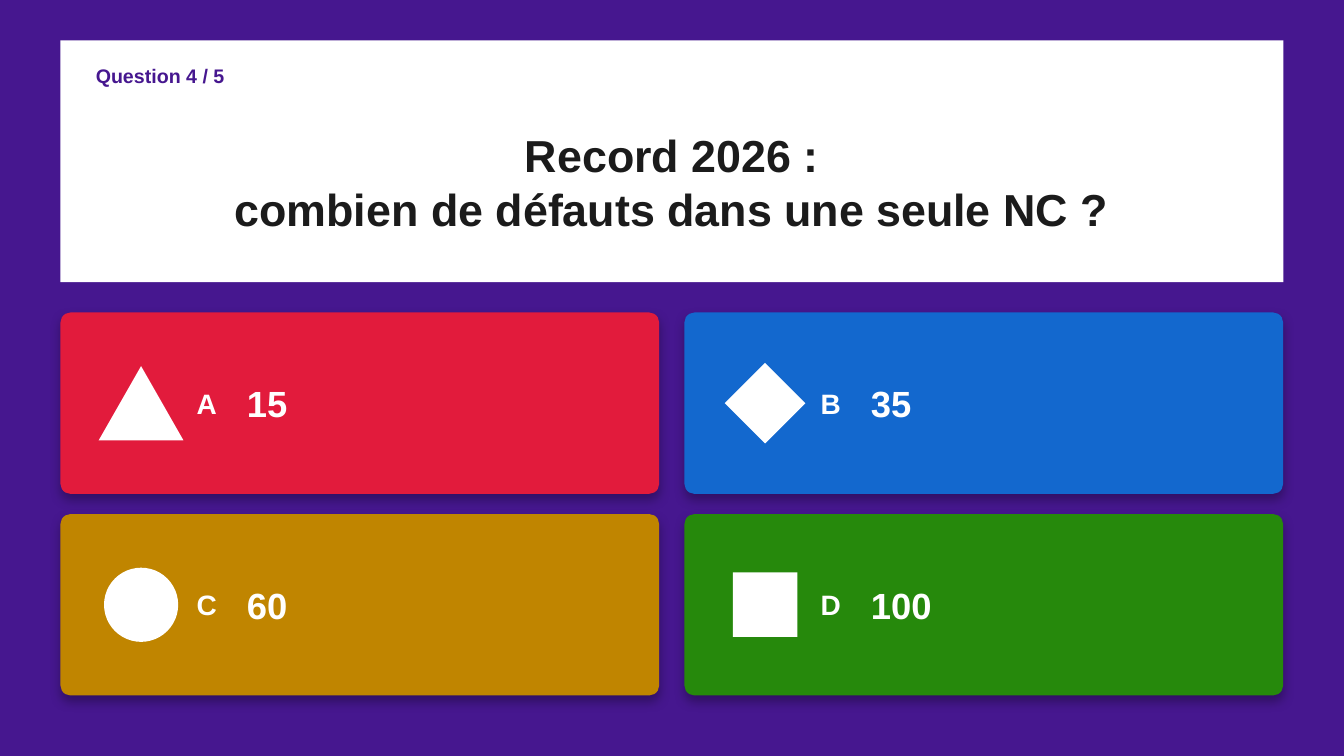
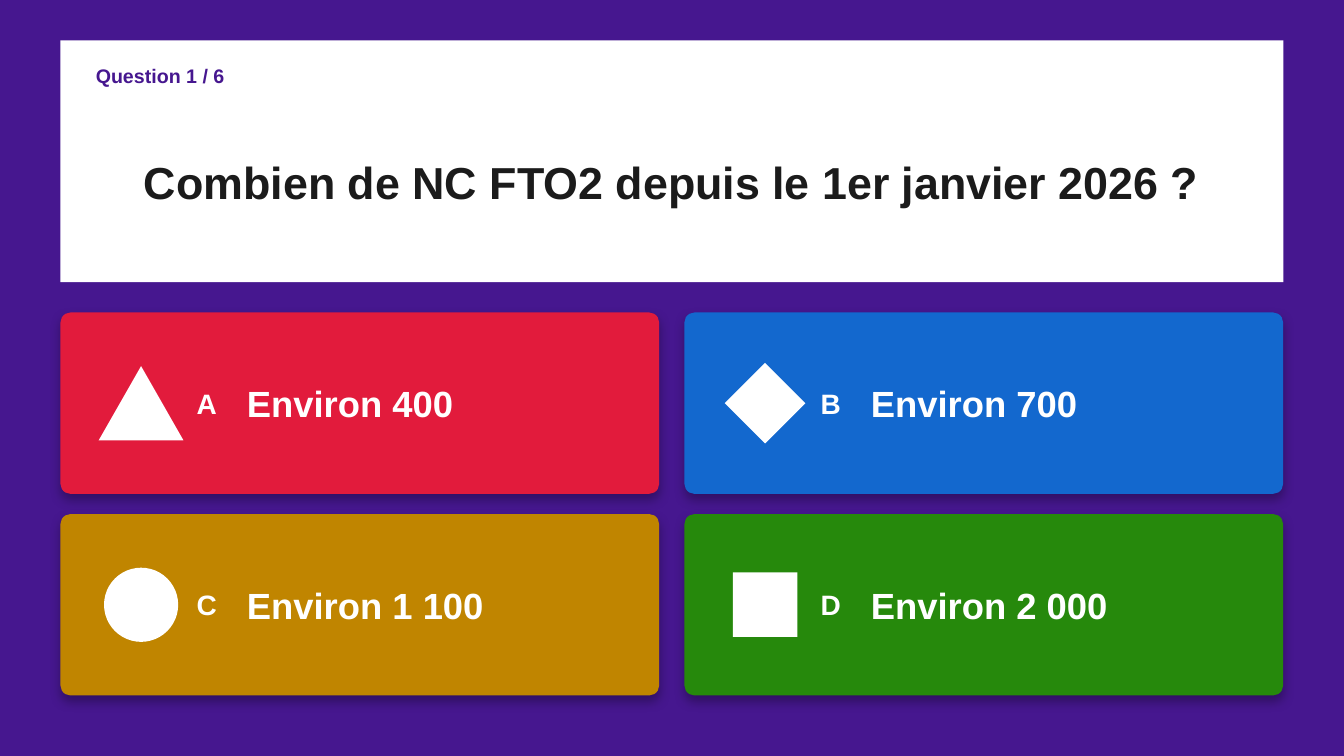
Before and after one commit to moudimash99/FTO2_NC_handover, a slide deck: slide 2 of 03_reports/quiz/Quiz_NC_FTO2.pptx (slide 8 before the commit). Drawn at 1344x756 pixels with LibreOffice and Linux fonts; fonts in the diff are those of the drawing. Boxes give left, top, right and bottom in pixels: in the first picture for what was removed or moved away, otherwise in the second. Text is boxed around its words. In the diff, an @@ line names an element or a change of style, - is before the commit and + after.

```diff
--- a/03_reports/quiz/Quiz_NC_FTO2.pptx
+++ b/03_reports/quiz/Quiz_NC_FTO2.pptx
@@ text at (96,68,224,87): text changed @@
-Question 4 / 5
+Question 1 / 6
@@ title at (144,166,1159,208): text changed @@
-Record 2026 :
-combien de défauts dans une seule NC ?
+Combien de NC FTO2 depuis le 1er janvier 2026 ?
@@ text at (247,390,453,418): text changed @@
-15
+Environ 400
@@ text at (871,390,1077,418): text changed @@
-35
+Environ 700
@@ text at (247,592,484,620): text changed @@
-60
+Environ 1 100
@@ text at (871,592,1108,620): text changed @@
-100
+Environ 2 000
```
Also in this commit, not shown: 8 other slides changed, 5 slides added, 3 slides removed.
